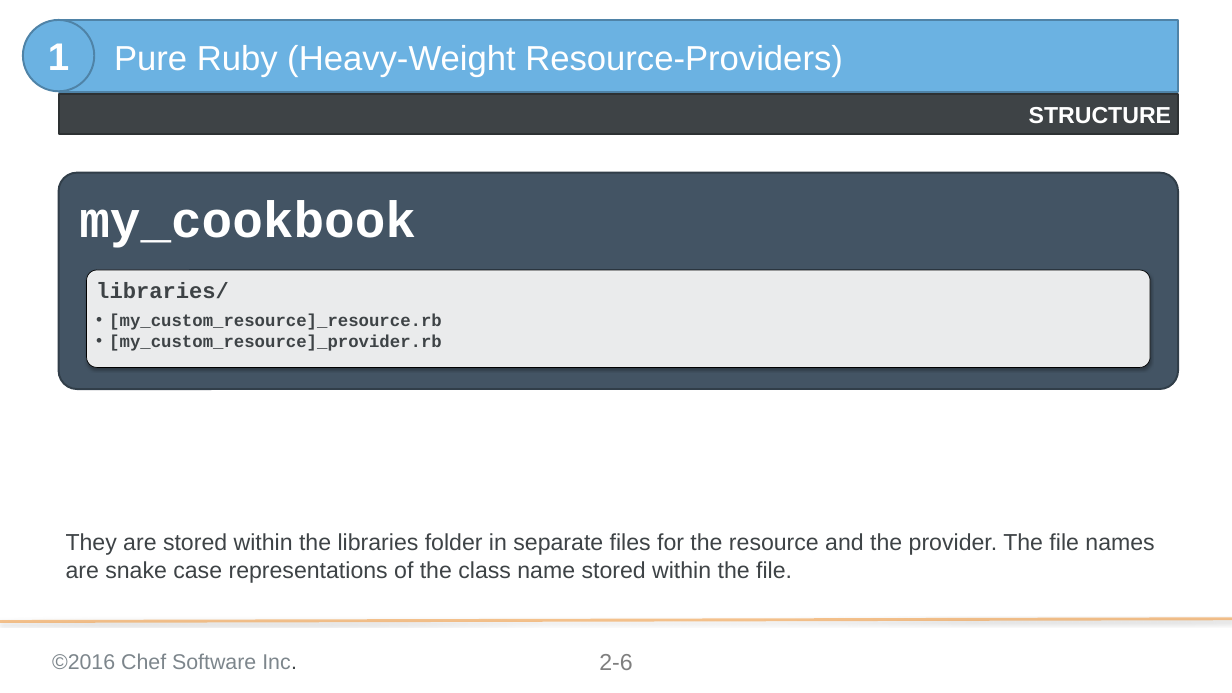
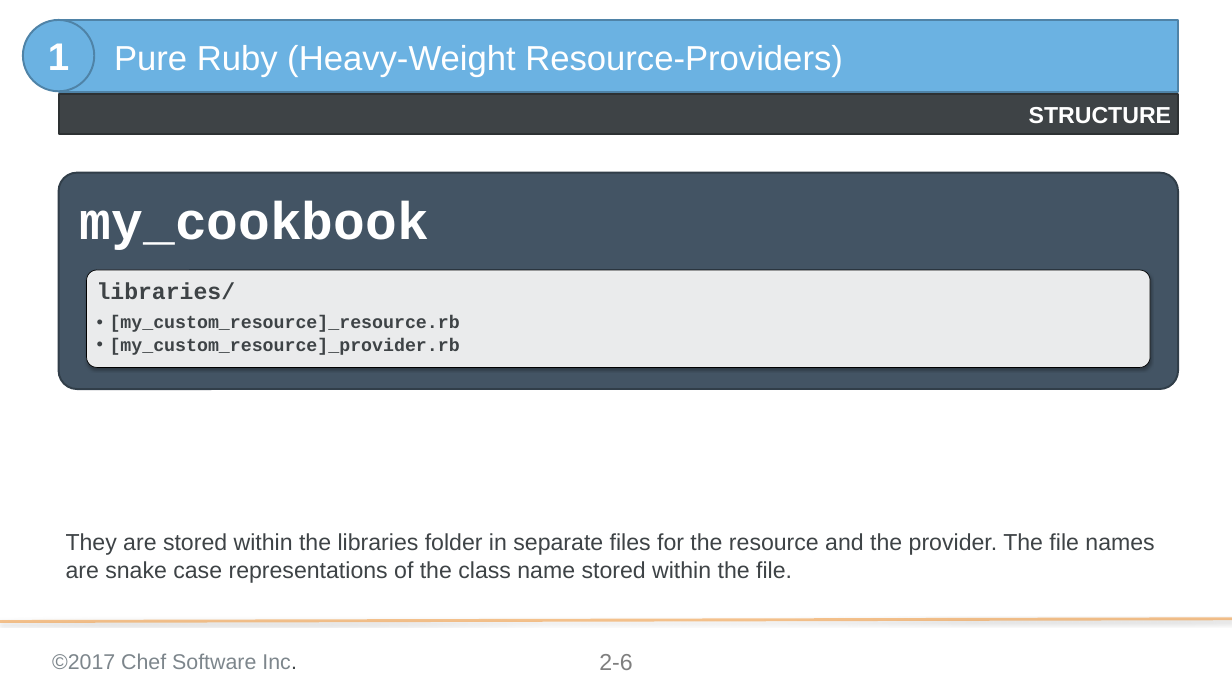
Before and after one commit to chef-training/extending_cookbooks, a slide deck: slide 6 of 02-approaches_to_extending_resources.pptx. Drawn at 1232x693 pixels with LibreOffice and Linux fonts; fonts in the diff are those of the drawing; background and template pictures are left out. Boxes give left, top, right and bottom in pixels: in the first picture for what was removed or moved away, otherwise in the second. Text is boxed around its words. In the diff, an @@ line names an element or a change of style, - is before the commit and + after.

Commit message:
Updates the slides to new export and copyright year
The slides are now formatted for easy creation to handouts.
The copyright year is 2017.

```diff
--- a/02-approaches_to_extending_resources.pptx
+++ b/02-approaches_to_extending_resources.pptx
@@ text "my_cookbook" at <box>80,202,429,250</box>: size 53 to 55 pt @@
@@ text "libraries/" at <box>97,283,460,355</box>: size 23 to 24 pt in "libraries/"; size 18 to 19 pt in "[my_custom_resource]_resource.rb", "[my_custom_resource]_provider.rb"; bullet •• to • @@
@@ text at <box>52,653,297,669</box>: text changed @@
-©2016 Chef Software Inc.
+©2017 Chef Software Inc.
```
Also in this commit, not shown: 27 other slides changed, 21 other files.
